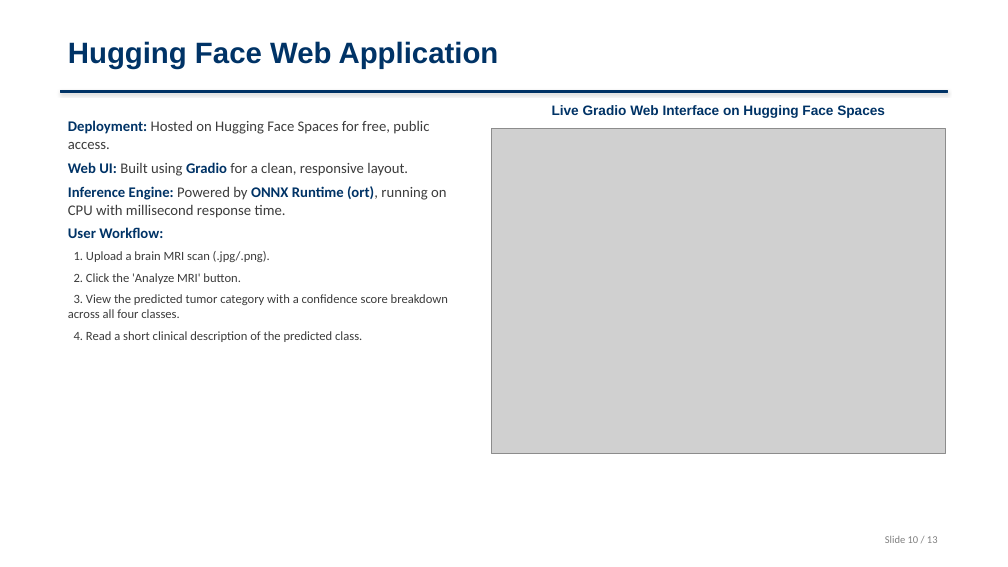
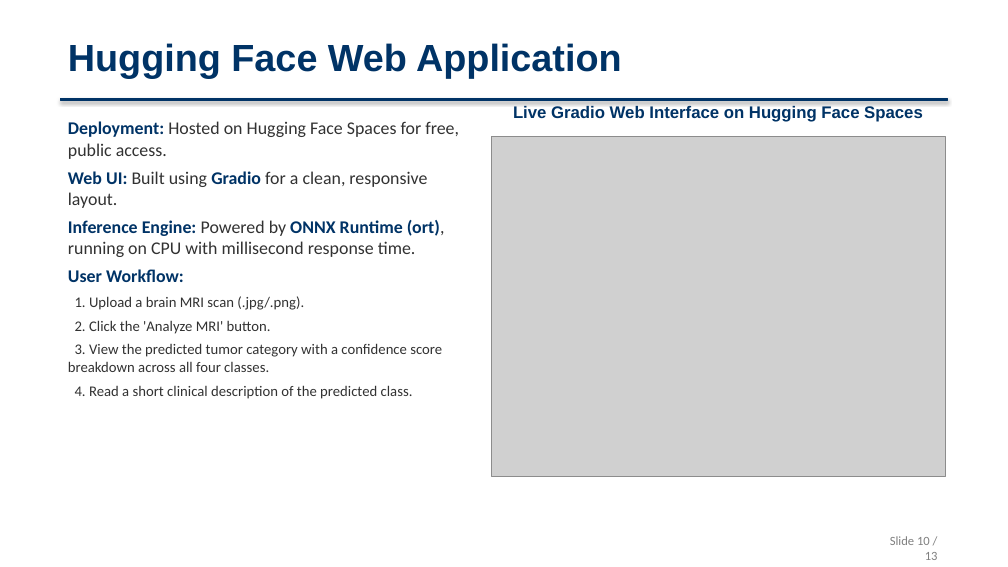
Before and after one commit to SruthiRagyari/brain-tumor-detection, a slide deck: slide 10 of Brain_Tumor_Detection_Presentation.pptx. Drawn at 1008x567 pixels with LibreOffice and Linux fonts; fonts in the diff are those of the drawing; grey boxes stand for pictures. Boxes give left, top, right and bottom in pixels: in the first picture for what was removed or moved away, otherwise in the second. Text is boxed around its words. In the diff, an @@ line names an element or a change of style, - is before the commit and + after.

Commit message:
docs: increase font sizes and heading contrast for better presentation visibility

```diff
--- a/Brain_Tumor_Detection_Presentation.pptx
+++ b/Brain_Tumor_Detection_Presentation.pptx
@@ text "Hugging Face Web Application" at [68,43,622,79]: size 28 to 36 pt @@
@@ text "Deployment: Hosted on Hugging Face ..." at [68,121,459,399]: size 14 to 17 pt in "Deployment: Hosted on Hugging Face Spaces for ...", "Web UI: Built using Gradio for a ...", "Inference Engine: Powered by ONNX Runtime (ort), ...", "User Workflow:"; text colour #3C3C3C to #323232 in "Hosted on Hugging Face Spaces for free, ...", "Built using for a clean, responsive layout.", "Powered by (ort), running on CPU with ...", "1. Upload a brain MRI scan (.jpg/.png)." and 3 more places; size 12 to 14 pt in "1. Upload a brain MRI scan (.jpg/.png).", "2. Click the 'Analyze MRI' button.", "3. View the predicted tumor category with ...", "4. Read a short clinical description of ..." @@
@@ rectangle: place and size @@
-rectangle at [60,91,948,92]
+rectangle at [60,98,948,101]
@@ text "Live Gradio Web Interface on ..." at [513,105,923,122]: size 13 to 16 pt @@
@@ picture: place and size @@
-picture at [492,129,945,454]
+picture at [492,136,945,476]
@@ text "Slide 10 / 13" at [890,536,938,560]: size 10 to 12 pt @@
```
Also in this commit, not shown: 12 other slides changed.
